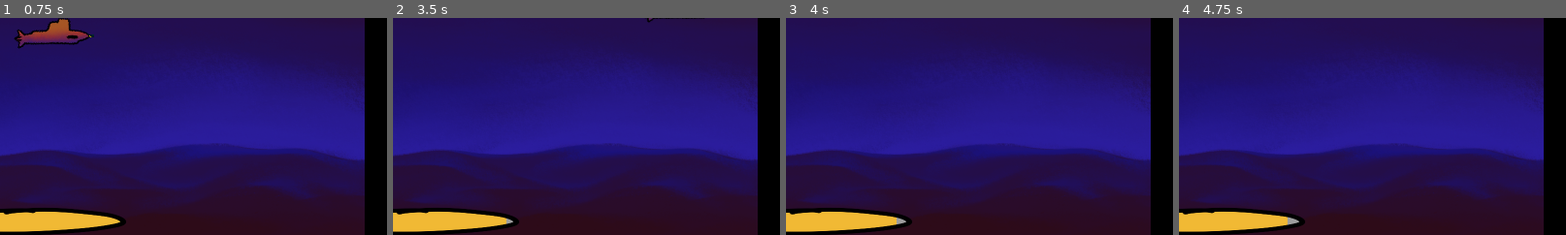
Above: before the commit, frames 1-4 (left to right).
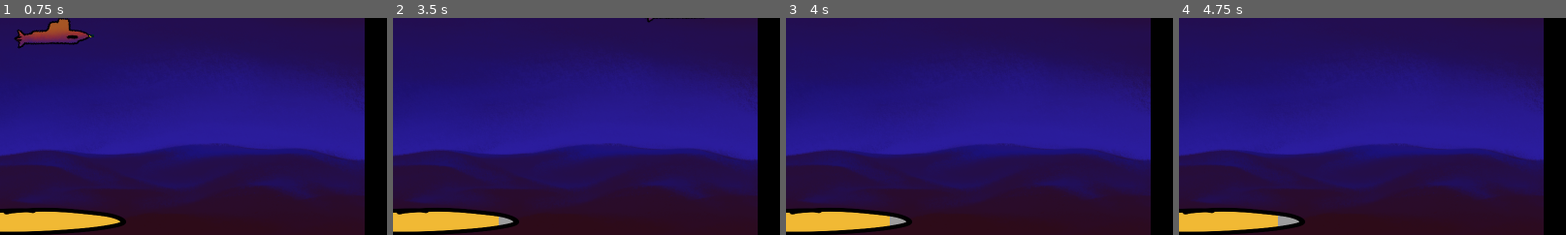
Above: after the commit, the same moments.

Repository: bakdorl/Seaquest
Game: Godot game, scene res://ocean.tscn
Same seed, same stepped clock (60 frames per second), same inputs: the game is played once before the commit and once after it.
Inputs:
- Up to frame 1 (0.75 s): tap Enter at 0.5 s; hold D (right) from 0.53 s (still down); tap Space (shoot) at 0.6 s
- Up to frame 2 (3.5 s): release D (right) at 1.28 s; hold S (down) 1.28-2.03 s; tap Space (shoot) at 1.35, 2.1, 2.85 s; hold D (right) 2.03-2.78 s; hold W (up) from 2.78 s (still down)
- Up to frame 3 (4 s): release W (up) at 3.53 s; hold A (left) from 3.53 s (still down); tap Space (shoot) at 3.6 s
- Up to frame 4 (4.75 s): keep holding A (left); tap Space (shoot) at 4.35 s
The pictures show only the part of the screen within x 48-98%, y 47-97%; the shares and areas given below are measured in that part.

Frame 1 is identical in both runs. In frame 2, less than 0.1% of the frame differs, in the area x 27-30%, y 91-96%; in frame 3, less than 0.1%; in frame 4, 0.1%, in the area x 25-29%, y 91-96%.

Commit message:
oxigenio recarrega e submarino explode

Diff:
--- a/player/scripts/submarine.gd
+++ b/player/scripts/submarine.gd
@@ -9,17 +9,11 @@
 var projectile_direction = Vector2(1.0, 0.0)
 var max_oxygen: float = 100.0
 var current_oxygen: float = 100.0
-var oxygen_speed: float = 1.666
+var oxygen_speed: float = 2.5
+var is_dead = false
+
 func _ready():
 	$AnimatedSprite2D.play("default")
-
-#func _process(delta):
-		#current_oxygen -= oxygen_speed * delta
-		#oxygen_changed.emit(current_oxygen)
-		#if current_oxygen <= 0
-		#explode()
-
-	#func explode ():
 
 
 func _physics_process(_delta: float) -> void:
@@ -49,18 +43,33 @@
 	position.x = clamp(global_position.x, 250, 1670)
 	position.y = clamp(global_position.y, 255, 800)
 
+func explode():
+	is_dead = true
+	#$AnimatedSprite2D.play("explode")
+	$CollisionShape2D.set_deferred ("disabled", true)
+	velocity = Vector2.ZERO
+	#await $AnimatedSprite2D.animation_finished
+	queue_free()
 
 func _process(delta):
 	if Input.is_action_just_pressed("shoot"):
 		shoot()
-		pass
 
-	current_oxygen -= oxygen_speed * delta
+	var surface_y = 260
+	if global_position.y <= surface_y:
+		current_oxygen += (oxygen_speed * 8) * delta
+	else:
+		current_oxygen -= oxygen_speed * delta
+
+	current_oxygen = clamp(current_oxygen, 0, max_oxygen)
 	oxygen_changed.emit(current_oxygen)
-	#if current_oxygen <= 0
-		#func _on_visible_on_screen_notifier_2d_screen_exited() -> void:
-			#queue_free()
-			#pass
+	print(current_oxygen)
+
+	#current_oxygen -= oxygen_speed * delta
+	#oxygen_changed.emit(current_oxygen)
+	if current_oxygen <= 0:
+		explode()
+
 
 func shoot():
 	var projectile = projectile_scene.instantiate()
--- a/texture_progress_bar.gd
+++ b/texture_progress_bar.gd
@@ -2,5 +2,4 @@
 
 
 func _on_submarine_oxygen_changed(new_value):
-	print("oxygen is now: ", new_value)
 	self.value = new_value
